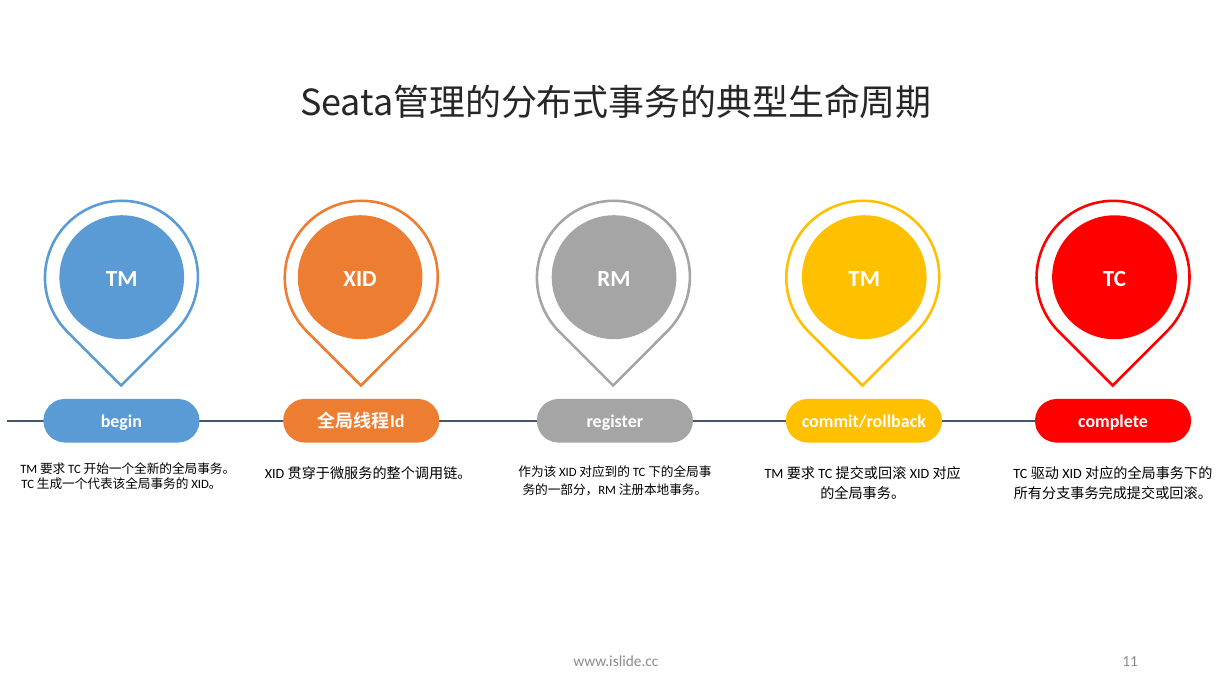
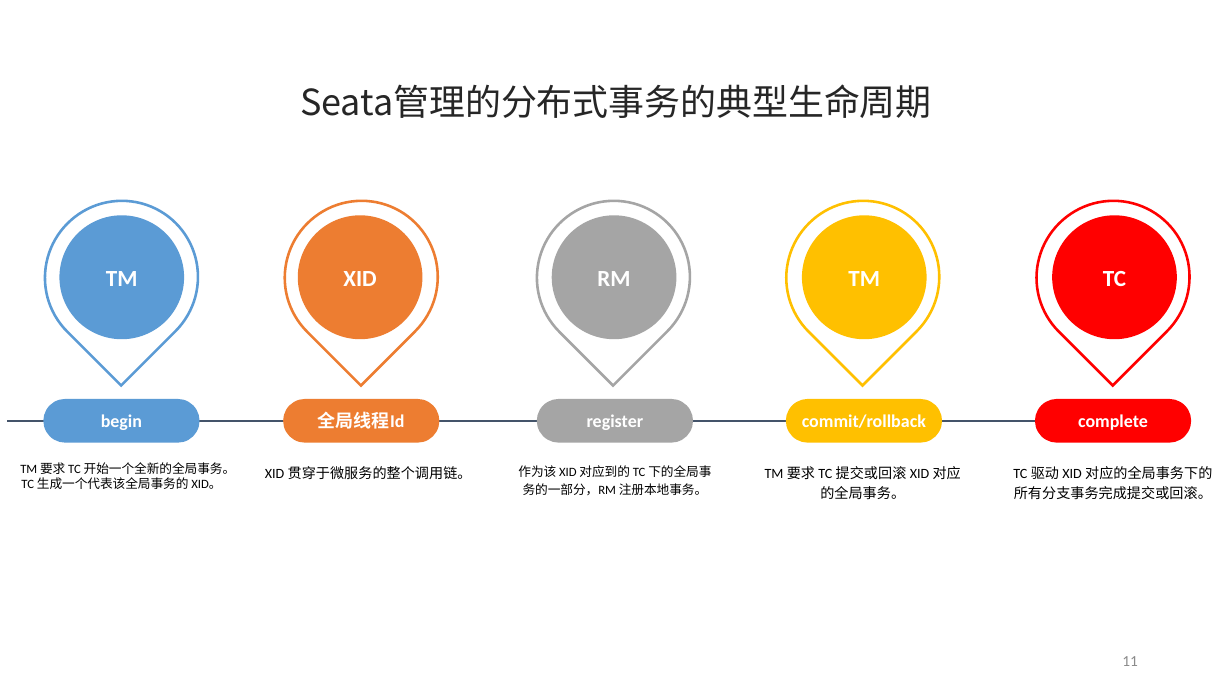
Before and after one commit to xuzewei02/myDoc, a slide deck: slide 11 of ShardingJDBC+Seata分布式事务解决方案.pptx. Drawn at 1232x693 pixels with LibreOffice and Linux fonts; fonts in the diff are those of the drawing. Boxes give left, top, right and bottom in pixels: in the first picture for what was removed or moved away, otherwise in the second. Text is boxed around its words. In the diff, an @@ line names an element or a change of style, - is before the commit and + after.

```diff
--- a/ShardingJDBC+Seata分布式事务解决方案.pptx
+++ b/ShardingJDBC+Seata分布式事务解决方案.pptx
@@ text removed at bbox=[573, 655, 658, 666] @@
-www.islide.cc
```
Also in this commit, not shown: 1 slide added.
